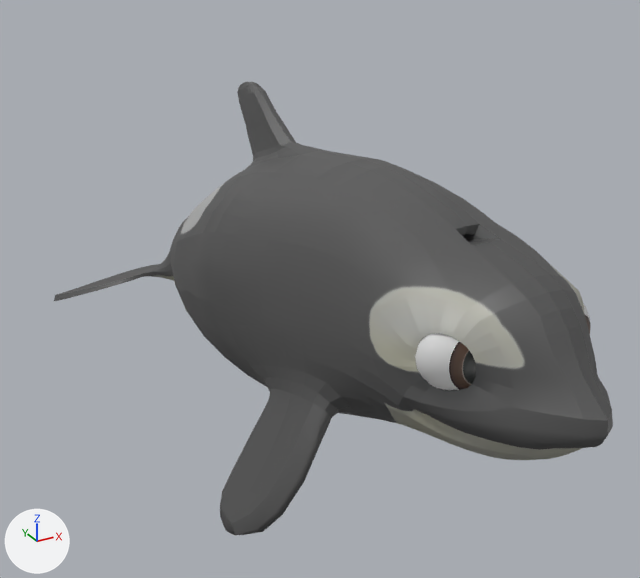
The FBX model FBXFiles/scarlet_stop_pointing.fbx as it was, and as the next commit left it.
Both versions are drawn from a 50 mm camera at (-1.28, -2.62, 1.41) aimed at (0.08, -0.14, 0.17). Lighting does not change. The marker at lower left points along +X, +Y and +Z. Both versions are drawn at frame 67 of the action 'Take 001'; the numbers are the values there.

The first picture shows 'luna:left_eye_geo', 'luna:luna_geo', 'luna:right_eye_geo'.
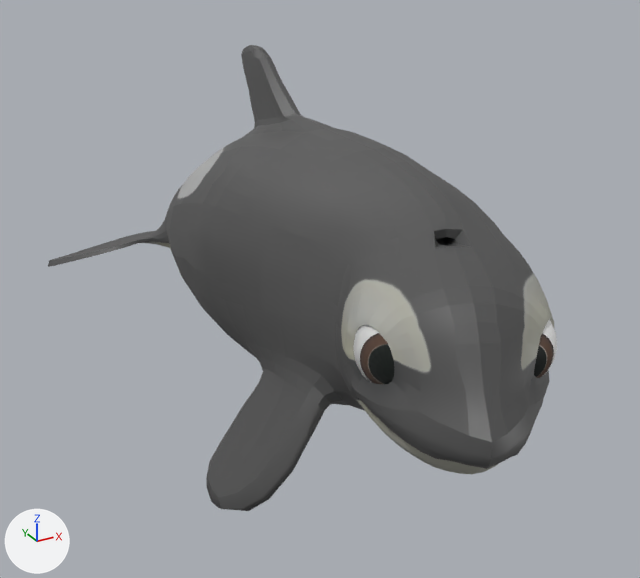
Diff of the bpy script that builds the scene:
```diff
--- a/FBXFiles/scarlet_stop_pointing.fbx.py
+++ b/FBXFiles/scarlet_stop_pointing.fbx.py
@@ bone_luna_center_root_bind_joint @@
 bone_luna_center_root_bind_joint = bpy.data.objects['Armature'].pose.bones['luna:center_root_bind_joint']  # child of 'luna:Luna_root_bind_joint'
-bone_luna_center_root_bind_joint.rotation_quaternion = (0.995, 0.0, 0.0, -0.101)  # degrees (0, 0, -12)
+bone_luna_center_root_bind_joint.rotation_quaternion = (1.0, 0.0, 0.0, -0.023)  # degrees (0, 0, -3)
@@ bone_luna_center_chest_bind_joint @@
 bone_luna_center_chest_bind_joint = bpy.data.objects['Armature'].pose.bones['luna:center_chest_bind_joint']  # child of 'luna:center_root_bind_joint'
-bone_luna_center_chest_bind_joint.rotation_quaternion = (1.0, 0.0, 0.0, -0.016)  # degrees (0, 0, -2)
+bone_luna_center_chest_bind_joint.rotation_quaternion = (0.999, 0.0, 0.0, -0.041)  # degrees (0, 0, -5)
@@ bone_luna_center_tail_1_bind_joint @@
 bone_luna_center_tail_1_bind_joint = bpy.data.objects['Armature'].pose.bones['luna:center_tail_1_bind_joint']  # child of 'luna:center_chest_bind_joint'
-bone_luna_center_tail_1_bind_joint.rotation_quaternion = (0.999, 0.0, 0.0, 0.043)  # degrees (0, 0, 5)
+bone_luna_center_tail_1_bind_joint.rotation_quaternion = (1.0, 0.0, 0.0, 0.009)  # degrees (0, 0, 1)
@@ bone_luna_center_neck_bind_joint @@
 bone_luna_center_neck_bind_joint = bpy.data.objects['Armature'].pose.bones['luna:center_neck_bind_joint']  # child of 'luna:center_root_bind_joint'
-bone_luna_center_neck_bind_joint.rotation_quaternion = (0.995, 0.0, 0.0, 0.101)  # degrees (0, 0, 12)
+bone_luna_center_neck_bind_joint.rotation_quaternion = (0.994, 0.002, -0.104, 0.023)  # degrees (0, -12, 3)
@@ bone_luna_center_head_bind_joint @@
 bone_luna_center_head_bind_joint = bpy.data.objects['Armature'].pose.bones['luna:center_head_bind_joint']  # child of 'luna:center_neck_bind_joint'
-bone_luna_center_head_bind_joint.rotation_quaternion = (1.0, 0.0, 0.0, 0.0)  # degrees (0, 0, 0)
+bone_luna_center_head_bind_joint.rotation_quaternion = (0.995, 0.0, -0.105, 0.0)  # degrees (0, -12, 0)
@@ bone_luna_right_eye_bind_joint @@
 bone_luna_right_eye_bind_joint = bpy.data.objects['Armature'].pose.bones['luna:right_eye_bind_joint']  # child of 'luna:right_eye_socket_bind_joint'
-bone_luna_right_eye_bind_joint.rotation_quaternion = (1.0, 0.0, 0.0, 0.0)  # degrees (0, 0, 0)
+bone_luna_right_eye_bind_joint.rotation_quaternion = (0.985, -0.007, 0.167, -0.042)  # degrees (-2, 19, -5)
```

Boxes (x1, y1, x2, y2) around the edits, measured in the pictures (640 x 578 px):
'luna:luna_geo', posed (9% narrower)
    before: (54, 82, 613, 535)
    after: (48, 45, 554, 511)
'luna:left_eye_geo', posed
    before: (583, 303, 590, 334)
    after: (534, 319, 557, 378)
bone 'luna:center_root_bind_joint', root to tip
    before: (411, 303) to (405, 191)
    after: (411, 303) to (415, 194)
bone 'luna:center_chest_bind_joint', root to tip
    before: (330, 273) to (312, 123)
    after: (329, 251) to (319, 100)
bone 'luna:center_tail_1_bind_joint', root to tip
    before: (270, 260) to (257, 183)
    after: (267, 228) to (256, 150)
bone 'luna:center_head_bind_joint', root to tip
    before: (445, 324) to (450, 239)
    after: (434, 326) to (439, 240)
bone 'luna:right_eye_bind_joint', root to tip
    before: (457, 350) to (454, 389)
    after: (397, 347) to (396, 384)
